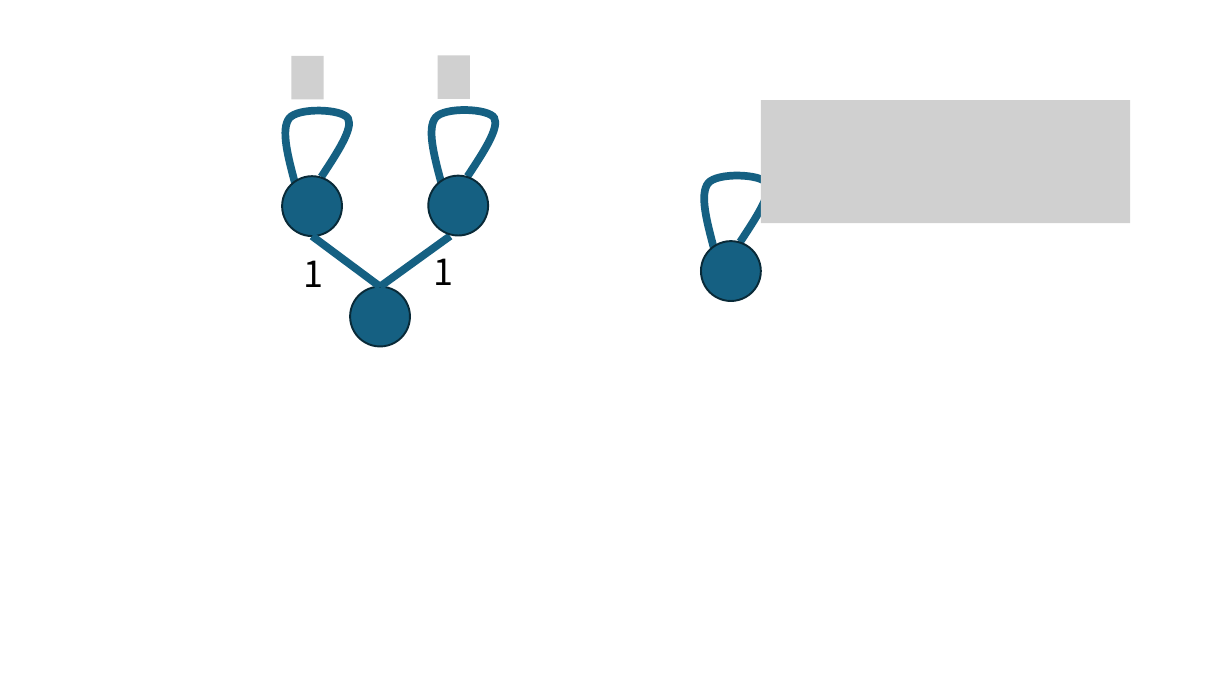
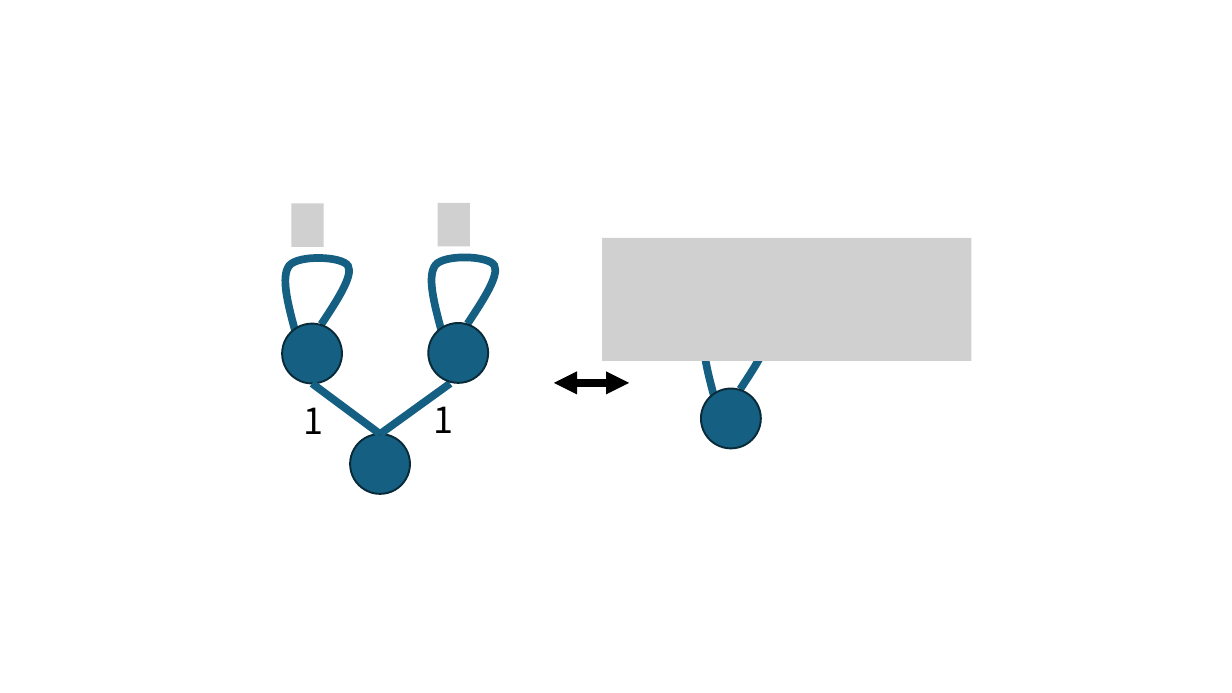
Before and after one commit to singrum/game_tree_scattering, a slide deck: slide 25 of presentation.pptx (slide 18 before the commit). Drawn at 1232x693 pixels with LibreOffice and Linux fonts; fonts in the diff are those of the drawing; grey boxes stand for pictures. Boxes give left, top, right and bottom in pixels: in the first picture for what was removed or moved away, otherwise in the second. Text is boxed around its words. In the diff, an @@ line names an element or a change of style, - is before the commit and + after.

```diff
--- a/presentation.pptx
+++ b/presentation.pptx
@@ picture removed at (291, 56, 323, 100) @@
@@ picture removed at (438, 55, 470, 99) @@
@@ picture removed at (761, 101, 1130, 224) @@
@@ picture added at (291, 203, 323, 247) @@
@@ picture added at (438, 202, 470, 246) @@
@@ picture added at (603, 238, 972, 361) @@
@@ 3 ellipses, 2 texts, 2 freeform shapes: place and size @@
-3 ellipses, 2 texts, 2 freeform shapes at (282, 111, 768, 347)
+3 ellipses, 2 texts, 2 freeform shapes at (282, 258, 768, 494)
@@ double arrow added from (554, 383) to (629, 383), #000000 6 pt @@
@@ 2 lines, 1 freeform shape, 1 ellipse: place and size @@
-2 lines, 1 freeform shape, 1 ellipse at (312, 110, 762, 301)
+2 lines, 1 freeform shape, 1 ellipse at (312, 258, 762, 449)
```
Also in this commit, not shown: 9 other slides changed, 19 slides added, 3 slides removed, 2 other files.
